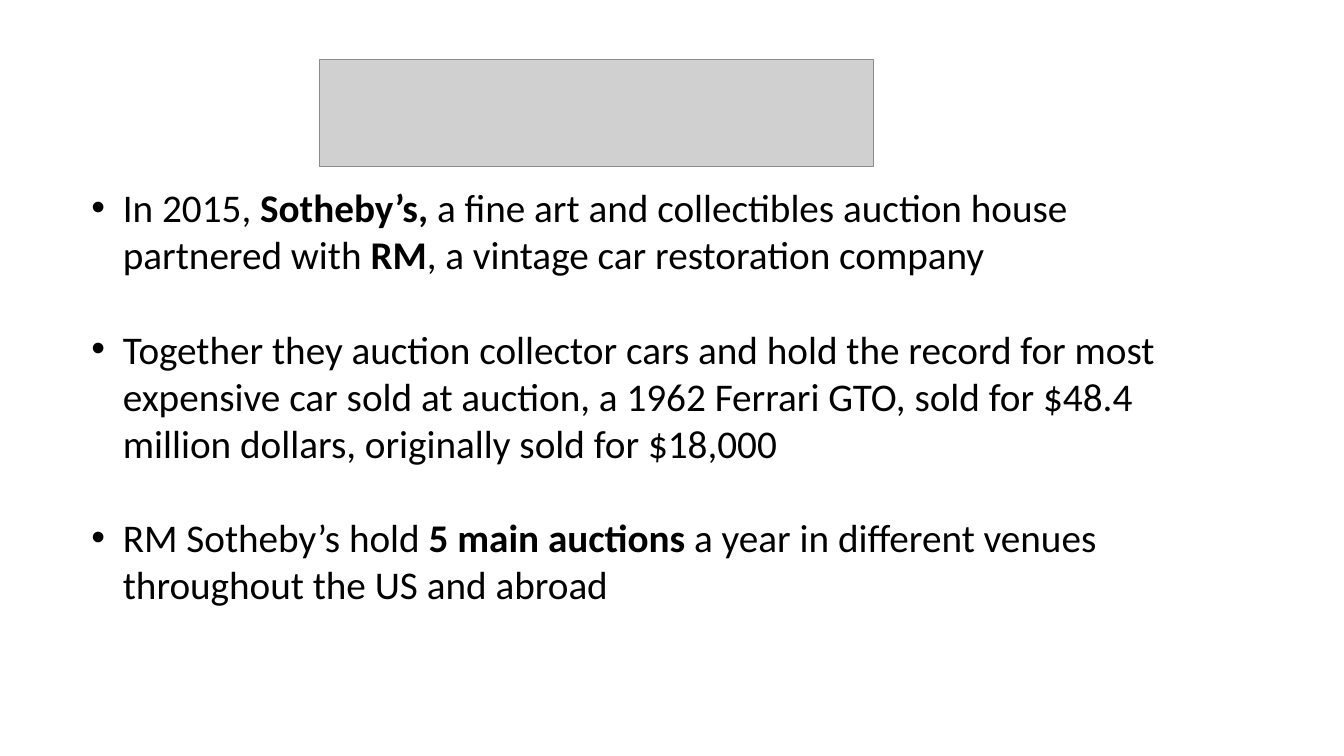
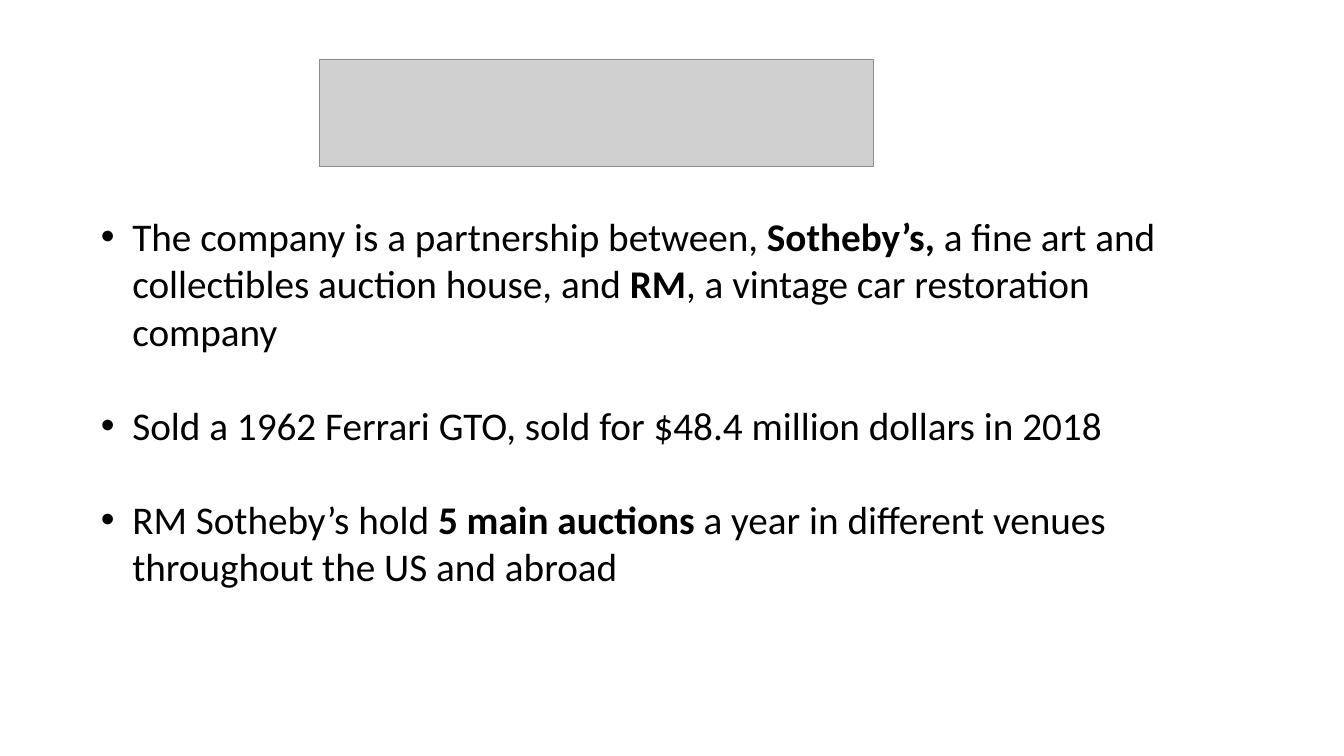
Before and after one commit to tonypennoyer/python_project, a slide deck: slide 5 of Tony_Pennoyer_Python_Proj_Presentation.pptx. Drawn at 1344x756 pixels with LibreOffice and Linux fonts; fonts in the diff are those of the drawing; grey boxes stand for pictures. Boxes give left, top, right and bottom in pixels: in the first picture for what was removed or moved away, otherwise in the second. Text is boxed around its words. In the diff, an @@ line names an element or a change of style, - is before the commit and + after.

```diff
--- a/Tony_Pennoyer_Python_Proj_Presentation.pptx
+++ b/Tony_Pennoyer_Python_Proj_Presentation.pptx
@@ text "The company is a partnership ...": place and size @@
-text "The company is a partnership ..." at (123, 193, 1155, 606)
+text "The company is a partnership ..." at (132, 222, 1155, 588)
@@ text at (132, 222, 1155, 445): text changed @@
-• In 2015, Sotheby’s, a fine art and collectibles auction house partnered with RM, a vintage car restoration company
-• Together they auction collector cars and hold the record for most expensive car sold at auction, a 1962 Ferrari GTO, sold for $48.4 million dollars, originally sold for $18,000
+• The company is a partnership between, Sotheby’s, a fine art and collectibles auction house, and RM, a vintage car restoration company
+• Sold a 1962 Ferrari GTO, sold for $48.4 million dollars in 2018
```
Also in this commit, not shown: 5 other slides changed, 16 slides added, 4 slides removed, 1 other file.
